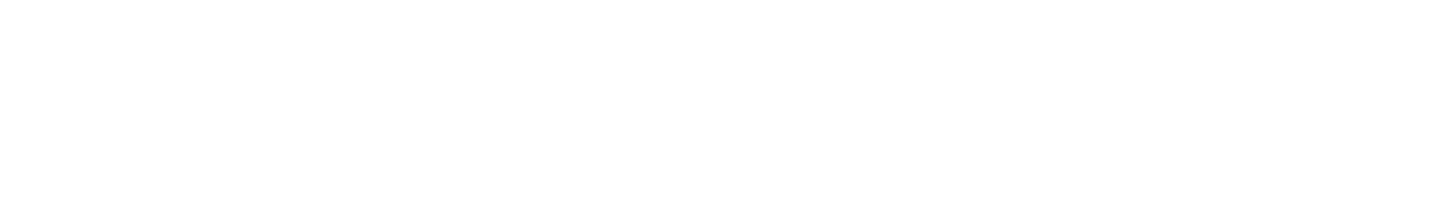
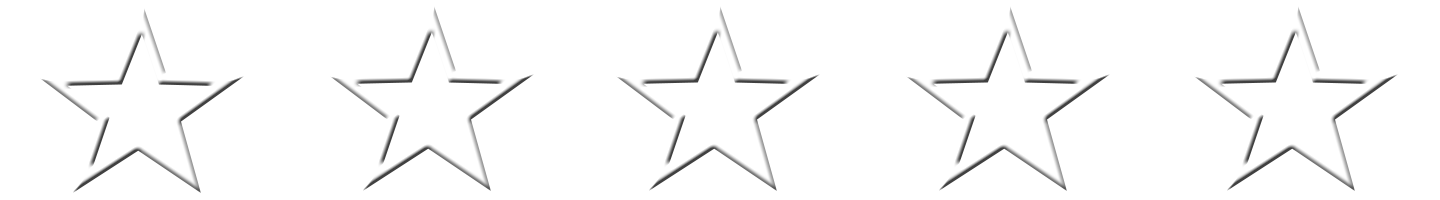
Layered file, before and after one edit (1440 x 200). Changes by layer:
pixels changed over [40, 6, 1398, 193] (layer not identified)
